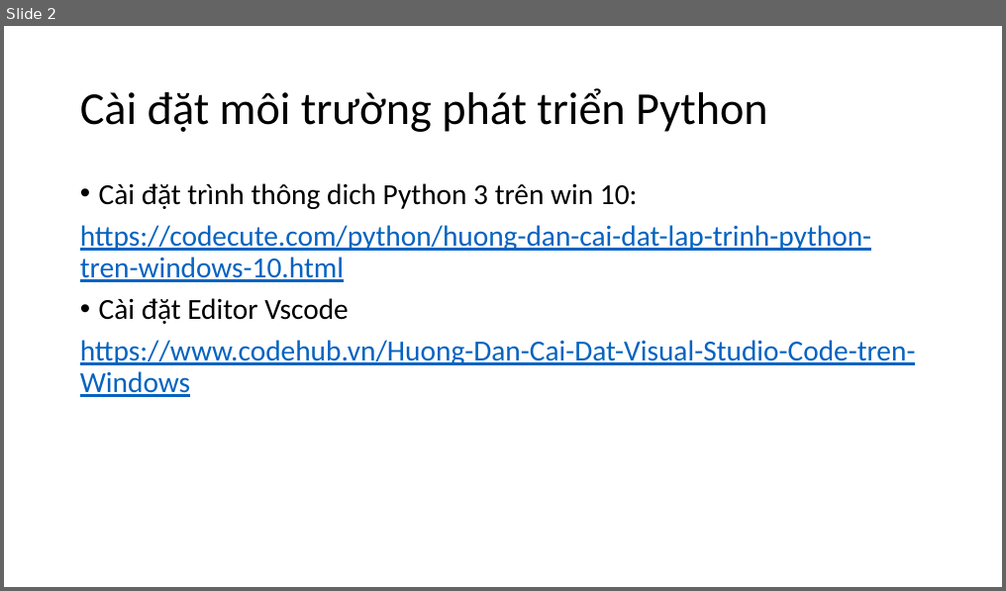
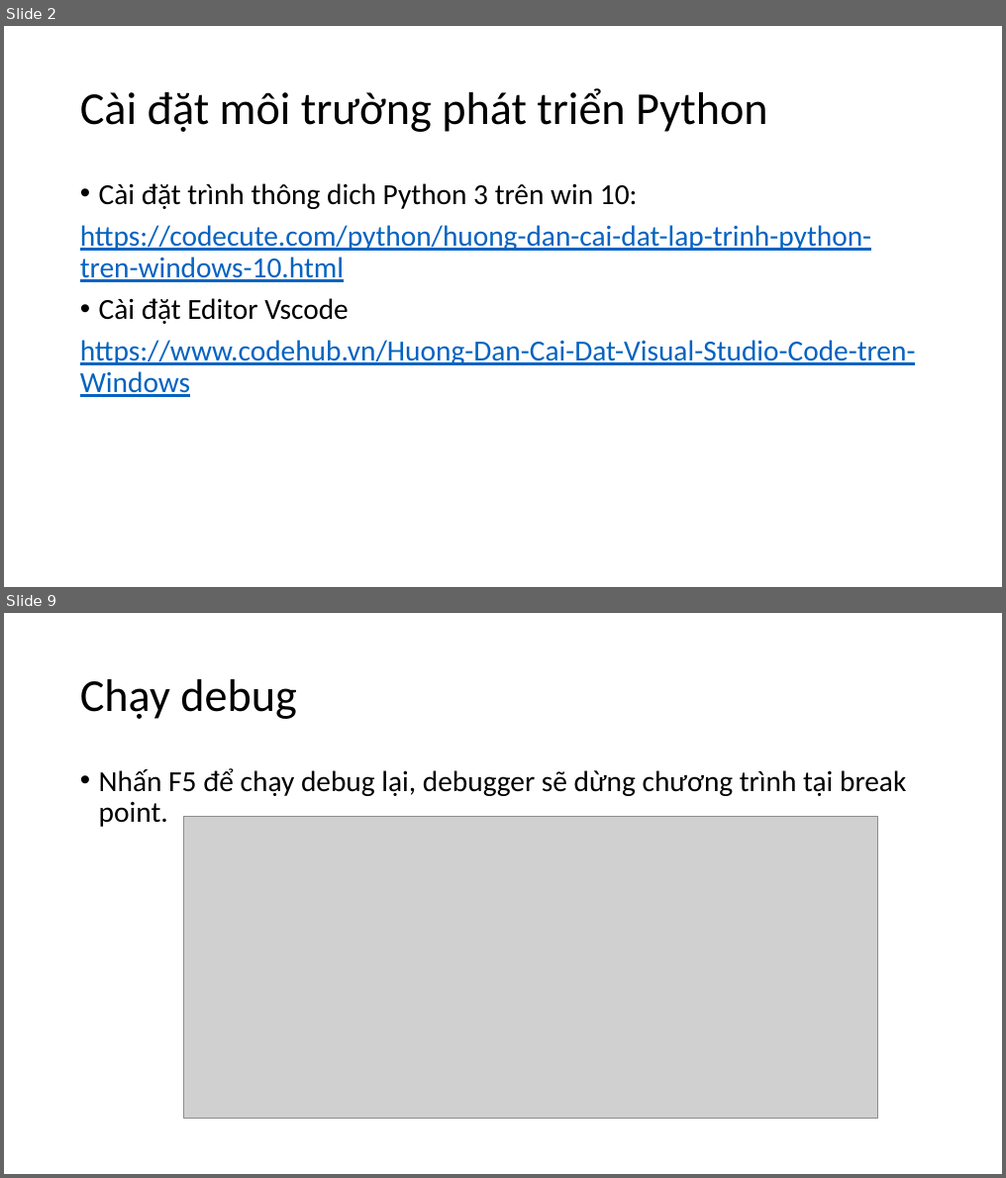
Before and after one commit to levinhhoang16/PyOpenCVCourse, a slide deck: Lecture/PythonCoban.pptx. Shown one above the other, each under a label of ours: slide 2 before the commit, slides 2 and 9 after it; the slides between them are not shown. The pictures are 1006x591 and 1006x1178 pixels, drawn with LibreOffice and Linux fonts; fonts in the diff are those of the drawing; grey boxes stand for pictures. Boxes give left, top, right and bottom in pixels: in the first picture for what was removed or moved away, otherwise in the second. Text is boxed around its words. In the diff, an @@ line names an element or a change of style, - is before the commit and + after.

```diff
--- a/Lecture/PythonCoban.pptx
+++ b/Lecture/PythonCoban.pptx
@@ slide 9 added at bbox=[4, 613, 1002, 1174], background #FFFFFF @@
@@ title added at bbox=[80, 679, 296, 719], 44 pt, text #000000 @@
+Chạy debug
@@ text added at bbox=[99, 768, 906, 827], 28 pt, text #000000 @@
+• Nhấn F5 để chạy debug lại, debugger sẽ dừng chương trình tại break point.
@@ picture added at bbox=[183, 817, 878, 1119] @@
```
Also in this commit, not shown: 1 slide changed, 6 other slides added, 1 other file.
